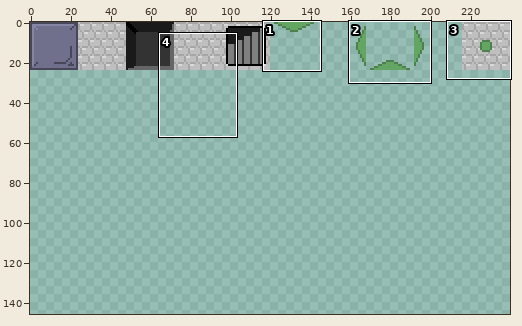
Sprite sheet -- graphics/tiles-terrain.png. The first picture is a wide view before the edit; the outline marks the close-up.
Close-up. Before the edit:
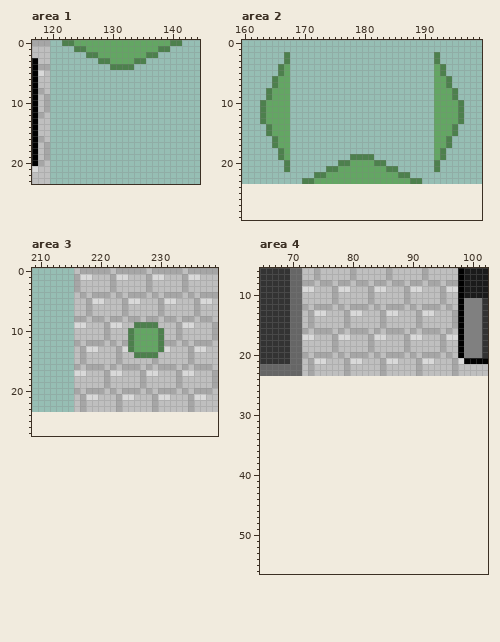
The file is 240x24 pixels. Shown: area 1: x 117..144, y 0..23; area 2: x 160..199, y 0..29; area 3: x 209..239, y 0..27; area 4: x 65..102, y 6..56. The old version is drawn lined up with the new one, on the new canvas. The wide view leaves out empty margins. The commit also changed other parts of the picture, which this record leaves out.
The result:
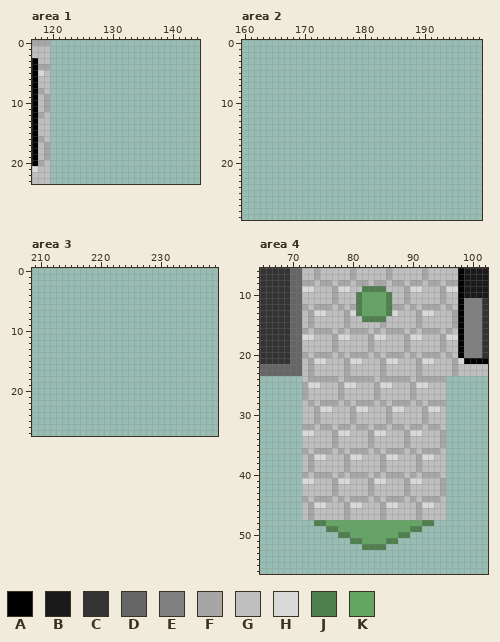
Palette (. is transparent): A #000000  B #1a1a1a  C #333333  D #666666  E #808080  F #a6a6a6  G #bfbfbf  H #d9d9d9  J #4d804d  K #63a663
From old to new:
canvas 240x24 -> 240x240
Changed rows in their new state; - is an unchanged pixel.
Area 1:
first column x 122:
 0 ....................
 1 --................--
 2 ----............----
 3 ------........------
 4 --------....--------
Area 2:
first column x 163:
 2 ----.------------------------.----
 3 ----.------------------------.----
 4 ---..------------------------..---
 5 ---..------------------------..---
 6 --...------------------------...--
 7 --...------------------------...--
 8 -....------------------------....-
 9 -....------------------------....-
10 .....------------------------.....
11 .....------------------------.....
12 .....------------------------.....
13 .....------------------------.....
14 -....------------------------....-
15 -....------------------------....-
16 --...------------------------...--
17 --...------------------------...--
18 ---..------------------------..---
19 ---..----------....----------..---
20 ----.--------........--------.----
21 ----.------............------.----
22 ---------................---------
23 -------....................-------
Area 3:
first column x 216:
 0 ........................
 1 ........................
 2 ........................
 3 ........................
 4 ........................
 5 ........................
 6 ........................
 7 ........................
 8 ........................
 9 ........................
10 ........................
11 ........................
12 ........................
13 ........................
14 ........................
15 ........................
16 ........................
17 ........................
18 ........................
19 ........................
20 ........................
21 ........................
22 ........................
23 ........................
Area 4:
first column x 81:
 9 -JJJJ-
10 JKKKKJ
11 JKKKKJ
12 JKKKKJ
13 JKKKKJ
14 -JJJJ-
first column x 72:
24 GFFFFFGFFFFFGFFFFFGFFFFF
25 FHHGGGFHHGGGFHHGGGFHHGGG
26 FGGGGGFGGGGGFGGGGGFGGGGG
27 FGGGGGFGGGGGFGGGGGFGGGGG
28 GFGFFFGFGFFFGFGFFFGFGFFF
29 GGFHHGGGFHHGGGFHHGGGFHHG
30 GGFGGGGGFGGGGGFGGGGGFGGG
31 GGFGGGGGFGGGGGFGGGGGFGGG
32 FFGFFGFFGFFGFFGFFGFFGFFG
33 HHGGGFHHGGGFHHGGGFHHGGGF
34 GGGGGFGGGGGFGGGGGFGGGGGF
35 GGGGGFGGGGGFGGGGGFGGGGGF
36 FGFFFGFGFFFGFGFFFGFGFFFG
37 GFHHGGGFHHGGGFHHGGGFHHGG
38 GFGGGGGFGGGGGFGGGGGFGGGG
39 GFGGGGGFGGGGGFGGGGGFGGGG
40 FGFFFGFGFFFGFGFFFGFGFFFG
41 HHGGGFHHGGGFHHGGGFHHGGGF
42 GGGGGFGGGGGFGGGGGFGGGGGF
43 GGGGGFGGGGGFGGGGGFGGGGGF
44 FGFFFGFGFFFGFGFFFGFGFFFG
45 GFHHGGGFHHGGGFHHGGGFHHGG
46 GFGGGGGFGGGGGFGGGGGFGGGG
47 GFGGGGGFGGGGGFGGGGGFGGGG
48 --JJKKKKKKKKKKKKKKKKJJ--
49 ----JJKKKKKKKKKKKKJJ----
50 ------JJKKKKKKKKJJ------
51 --------JJKKKKJJ--------
52 ----------JJJJ----------
Pixel boxes of the changes (left, top, right, bottom) in both close-ups:
erased: (62, 40, 182, 70)
erased: (260, 52, 464, 184)
erased: (74, 268, 218, 412)
changed: (356, 286, 392, 322)
added: (302, 376, 446, 550)
